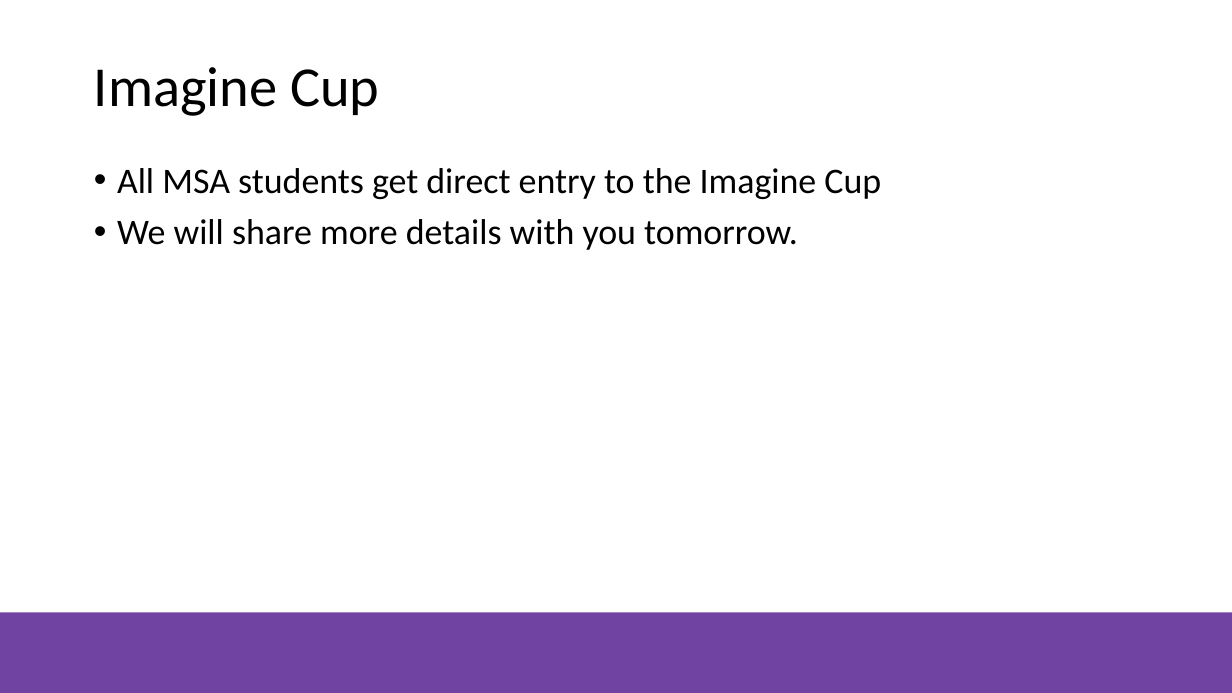
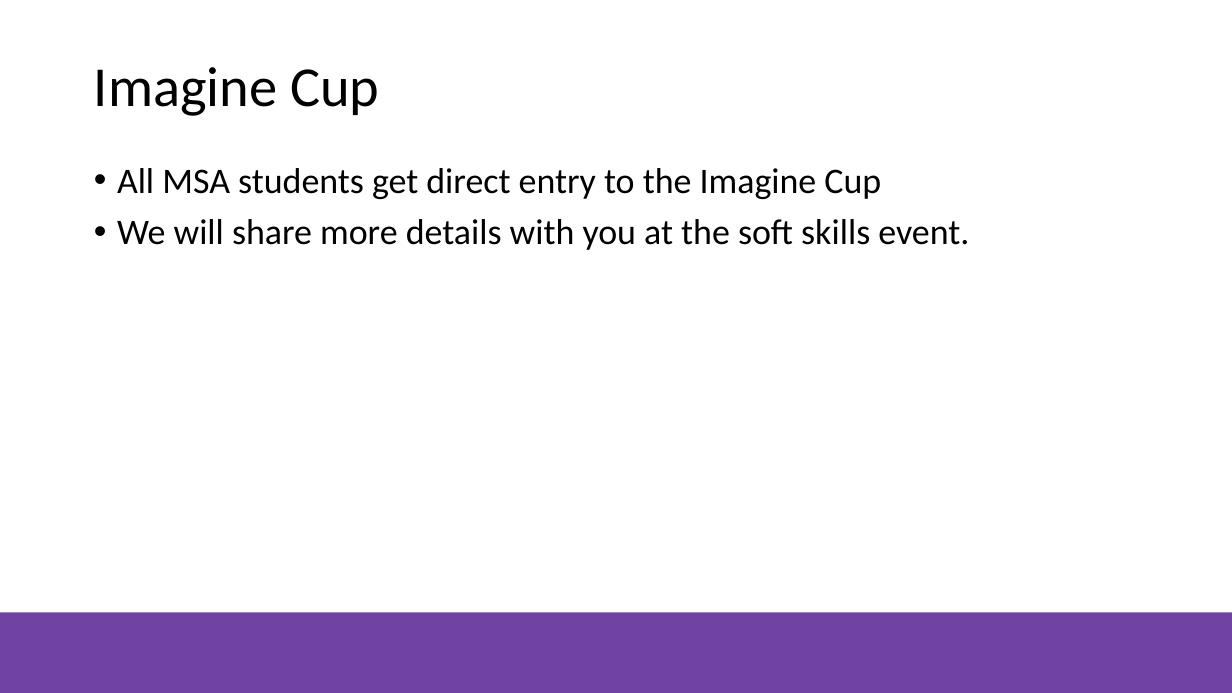
Before and after one commit to NZMSA/2019-Phase-2, a slide deck: slide 6 of Slides/MSA Intro Day 1.pptx (slide 8 before the commit). Drawn at 1232x693 pixels with LibreOffice and Linux fonts; fonts in the diff are those of the drawing; background and template pictures are left out. Boxes give left, top, right and bottom in pixels: in the first picture for what was removed or moved away, otherwise in the second. Text is boxed around its words. In the diff, an @@ line names an element or a change of style, - is before the commit and + after.

Commit message:
Updated slides

```diff
--- a/Slides/MSA Intro Day 1.pptx
+++ b/Slides/MSA Intro Day 1.pptx
@@ text at <box>117,219,969,250</box>: text changed @@
-• We will share more details with you tomorrow.
+• We will share more details with you at the soft skills event.
```
Also in this commit, not shown: 4 slides removed.
